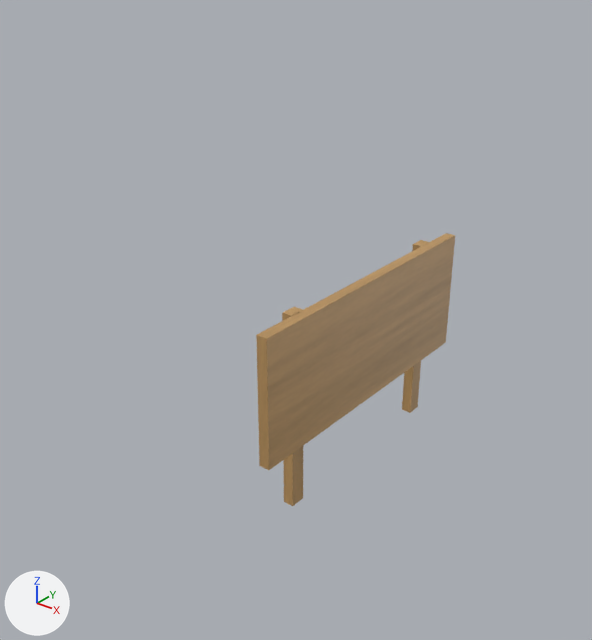
The glTF model Examples/3D/game_assets/models/sign.glb as it was, and as the next commit left it.
Rendered twice from a 50 mm lens placed at (35.9, -54.4, 44.5), pointed at (-3.9, -4.7, 13.7). Arrows for +X, +Y and +Z are at lower left; the lights stay in place. Vertices at the same position are counted once.
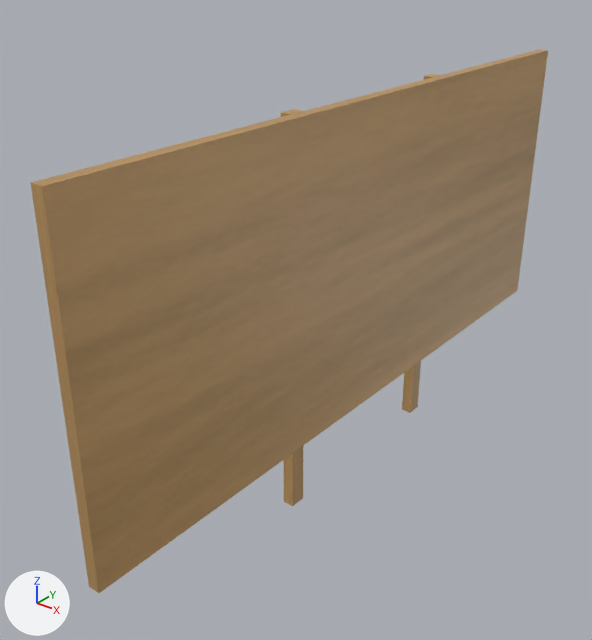
Where the change shows, as pixel boxes (x1, y1, x2, y2) in the pictures (592 x 640 px; the box of a moved part takes in the faces that stretch with it):
'Cube', reshaped (159% wider, 99% taller)
    before: (256, 233, 455, 506)
    after: (31, 50, 548, 593)
part 1 of me_cube, moved or reshaped
    before: (256, 233, 455, 470)
    after: (31, 50, 548, 593)
part 2 of me_cube, moved or reshaped
    before: (402, 240, 429, 413)
    after: (402, 74, 441, 413)
part 3 of me_cube, moved or reshaped
    before: (282, 307, 303, 506)
    after: (281, 109, 303, 506)

The edits, one by one:
me_cube has 24 vertices, 36 faces and spans x -0.9..1.0, y -14.3..13.8, z -1.0..17.3.
me_cube is used by ob_cube; location (0.0, 0.0, 0.0).
Before the commit, vertices of me_cube: 8 (0.1, 10.6, 17.3) at pixel (429, 242), 10 (0.1, 9.1, 17.3) at pixel (422, 246), 12 (-0.9, 10.6, 17.3) at pixel (420, 239), 14 (-0.9, 9.1, 17.3) at pixel (412, 244).
Before the commit, vertices of me_cube: 16 (0.1, -8.7, 17.3) at pixel (304, 309), 18 (0.1, -10.1, 17.3) at pixel (292, 316), 20 (-0.9, -8.7, 17.3) at pixel (294, 306), 22 (-0.9, -10.1, 17.3) at pixel (282, 312).
me_cube part 1: the loose piece of 8 vertices spanning x 0.0..1.0, y -14.3..13.8, z 5.6..17.3 is scaled about its middle by (1, 2.21, 2.32), then moved by (0.0, 0.0, 7.7).
Part 2, on me_cube:
Vertices 8, 10, 12, 14 of me_cube move by (0.0, 0.0, 15.3).
Part 3, on me_cube:
Vertices 16, 18, 20, 22 of me_cube move by (0.0, 0.0, 15.3).
